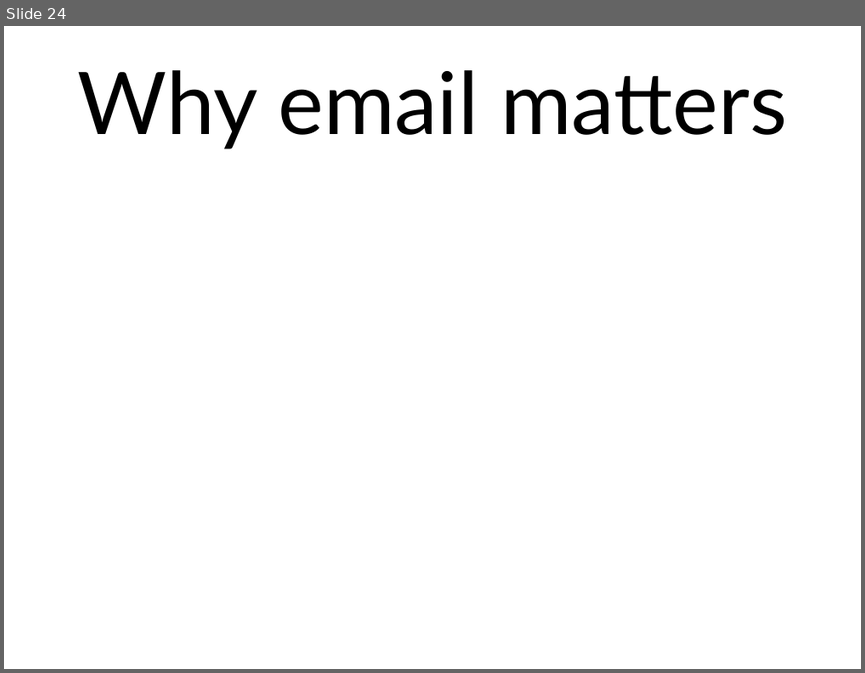
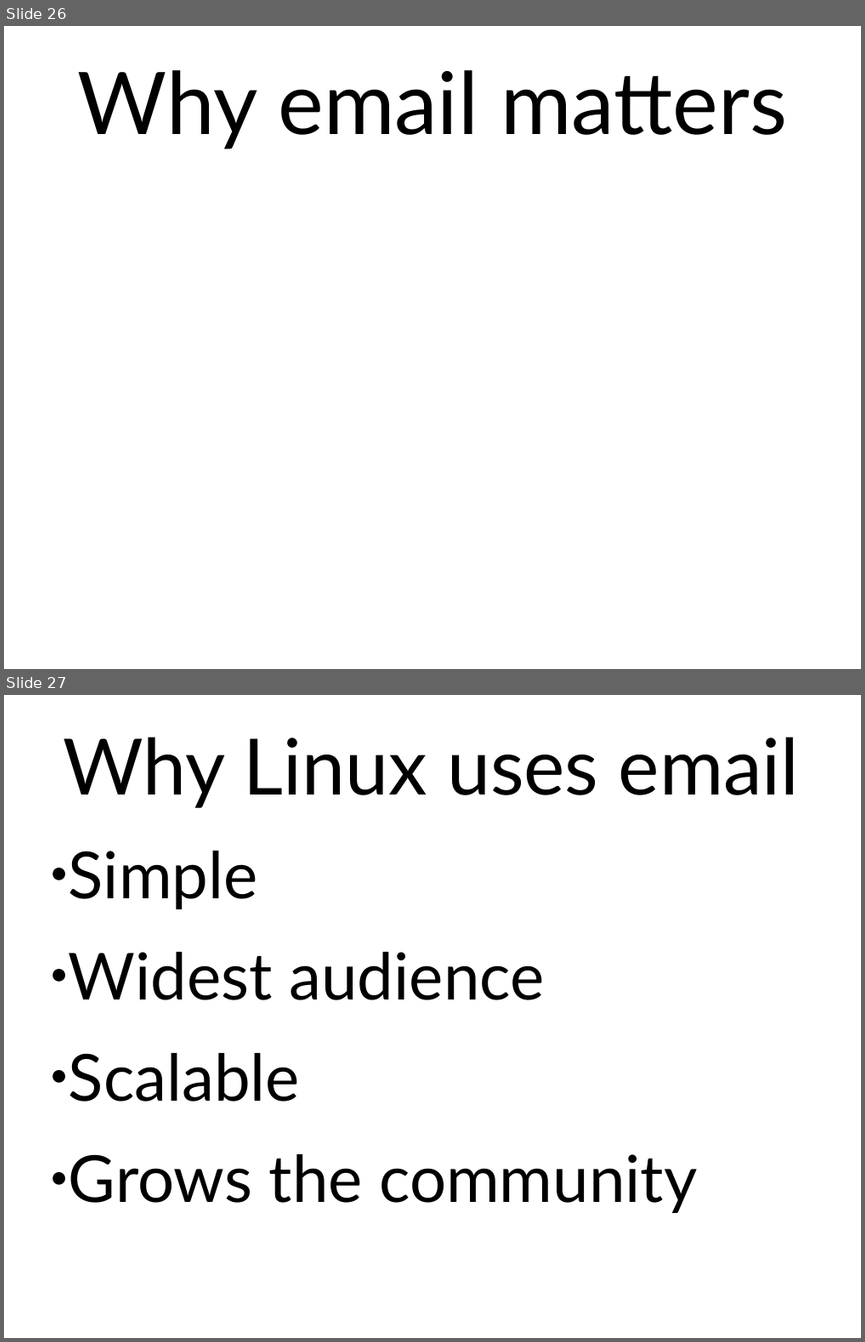
Before and after one commit to gregkh/presentation-stone-tools, a slide deck: stone-tools.odp. Shown one above the other, each under a label of ours: slide 24 before the commit, slides 26 and 27 after it. The pictures are 865x673 and 865x1342 pixels, drawn with LibreOffice and Linux fonts; fonts in the diff are those of the drawing. Boxes give left, top, right and bottom in pixels: in the first picture for what was removed or moved away, otherwise in the second. Text is boxed around its words. In the diff, an @@ line names an element or a change of style, - is before the commit and + after.

```diff
--- a/stone-tools.odp
+++ b/stone-tools.odp
@@ slide 27 added at (x1=4, y1=695, x2=861, y2=1338), background #FFFFFF @@
@@ text added at (x1=63, y1=737, x2=799, y2=808), 72 pt, text #000000 @@
+Why Linux uses email
@@ text added at (x1=69, y1=851, x2=697, y2=1213), 60 pt, text #000000 @@
+● Simple
+● Widest audience
+● Scalable
+● Grows the community
@@ what was slide 24 is now slide 26 @@
```
Also in this commit, not shown: 3 slides changed, 2 other slides added, 2 other files.
